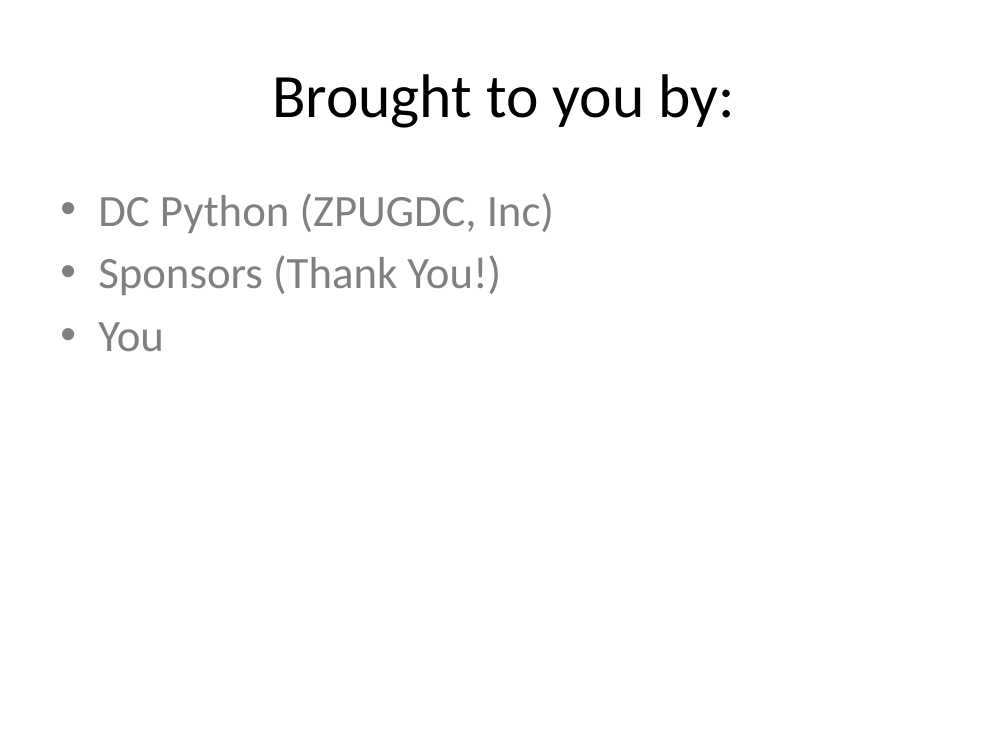
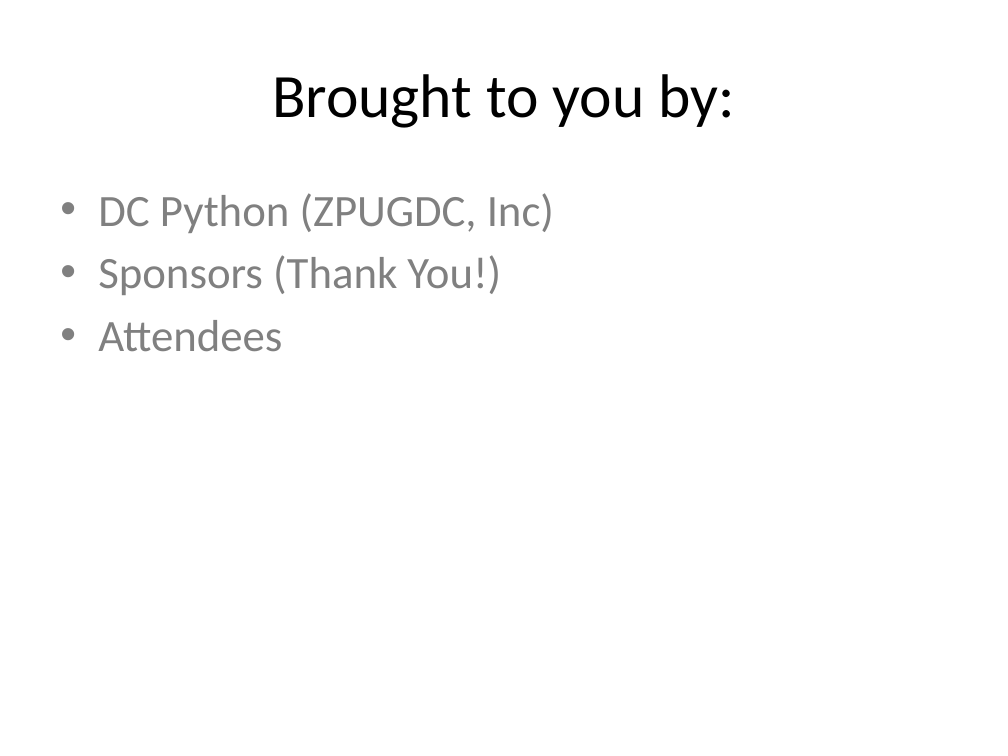
Before and after one commit to DCPython/generic-meetup-slides, a slide deck: slide 7 of DC Python Generic Meetup Slides.pptx (slide 6 before the commit). Drawn at 1008x756 pixels with LibreOffice and Linux fonts; fonts in the diff are those of the drawing. Boxes give left, top, right and bottom in pixels: in the first picture for what was removed or moved away, otherwise in the second. Text is boxed around its words. In the diff, an @@ line names an element or a change of style, - is before the commit and + after.

```diff
--- a/DC Python Generic Meetup Slides.pptx
+++ b/DC Python Generic Meetup Slides.pptx
@@ text at (x1=98, y1=320, x2=282, y2=351): text changed @@
-• You
+• Attendees
```
Also in this commit, not shown: 7 other slides changed, 2 slides added.
